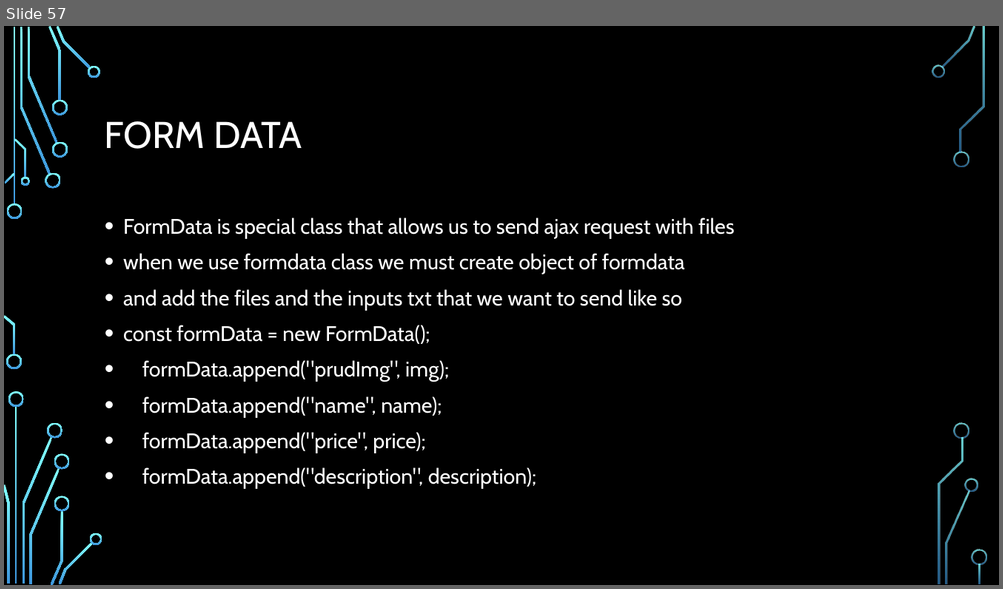
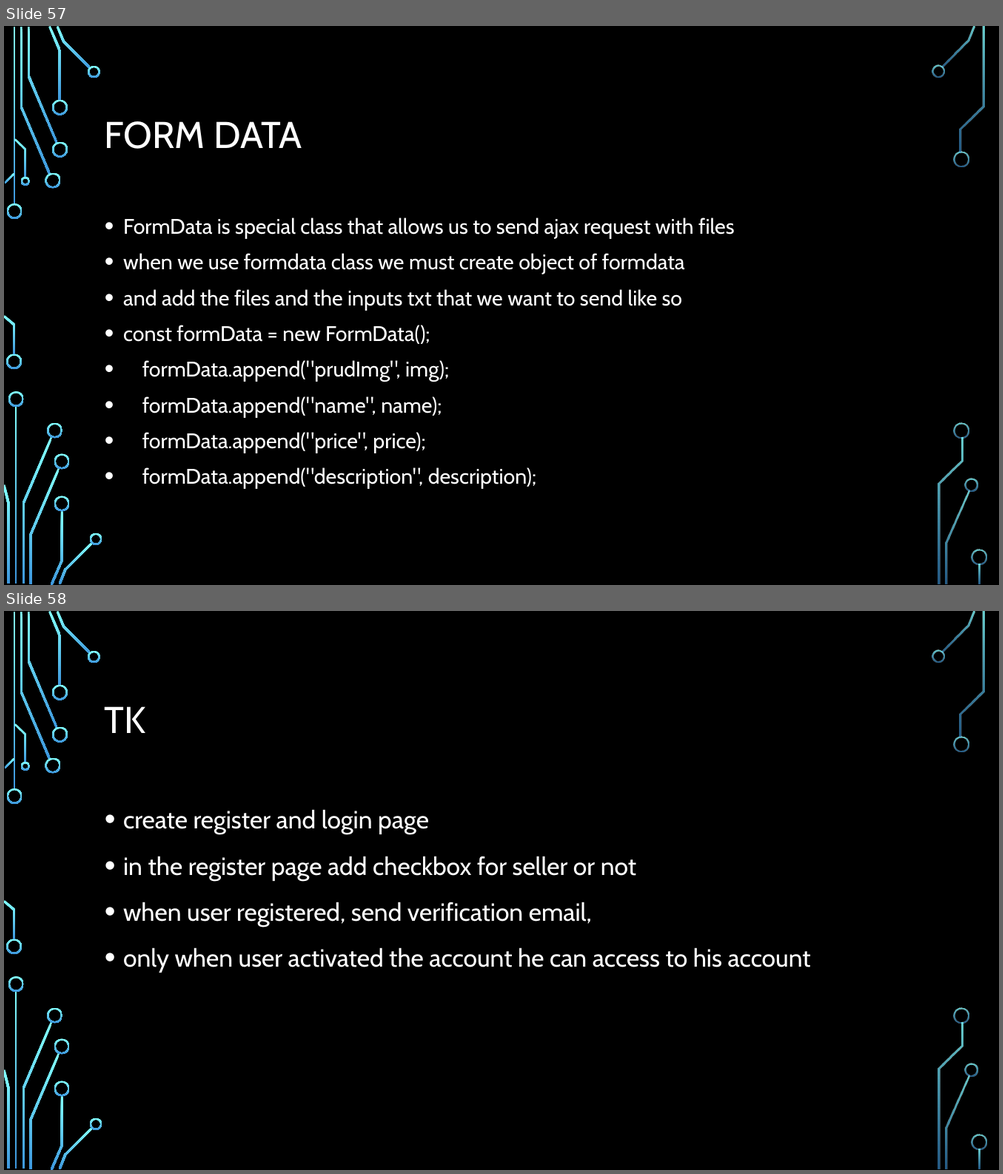
Before and after one commit to Rlss91/hu_morning_nodejs_W011121MR, a slide deck: docs/node js.pptx. Shown one above the other, each under a label of ours: slide 57 before the commit, slides 57 and 58 after it. The pictures are 1003x589 and 1003x1174 pixels, drawn with LibreOffice and Linux fonts; fonts in the diff are those of the drawing; background and template pictures are left out. Boxes give left, top, right and bottom in pixels: in the first picture for what was removed or moved away, otherwise in the second. Text is boxed around its words. In the diff, an @@ line names an element or a change of style, - is before the commit and + after.

```diff
--- a/docs/node js.pptx
+++ b/docs/node js.pptx
@@ slide 58 added at (4, 611, 999, 1170), background picture (left out); not listed: 36 template elements that a slide beside it also shows @@
@@ title added at (105, 706, 146, 733), 36 pt, text #FFFFFF @@
+TK
@@ text added at (123, 809, 811, 973), 24 pt, text #FFFFFF @@
+• create register and login page
+• in the register page add checkbox for seller or not
+• when user registered, send verification email,
+• only when user activated the account he can access to his account
```
Also in this commit, not shown: 1 other slide added, 6 other files.
